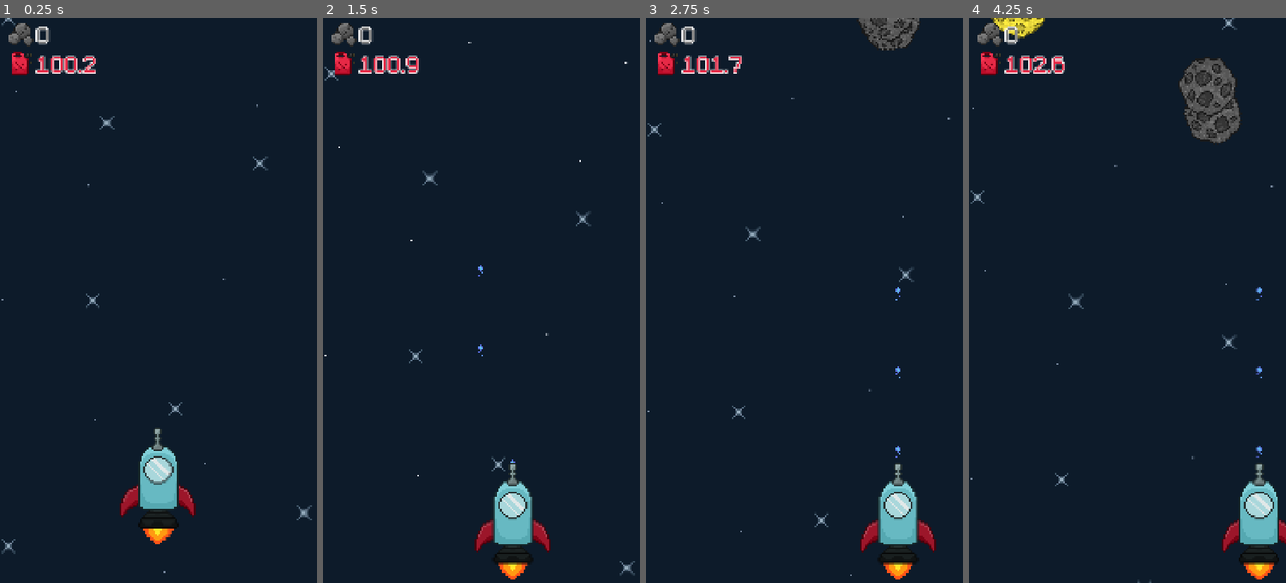
Above: before the commit, frames 1-4 (left to right).
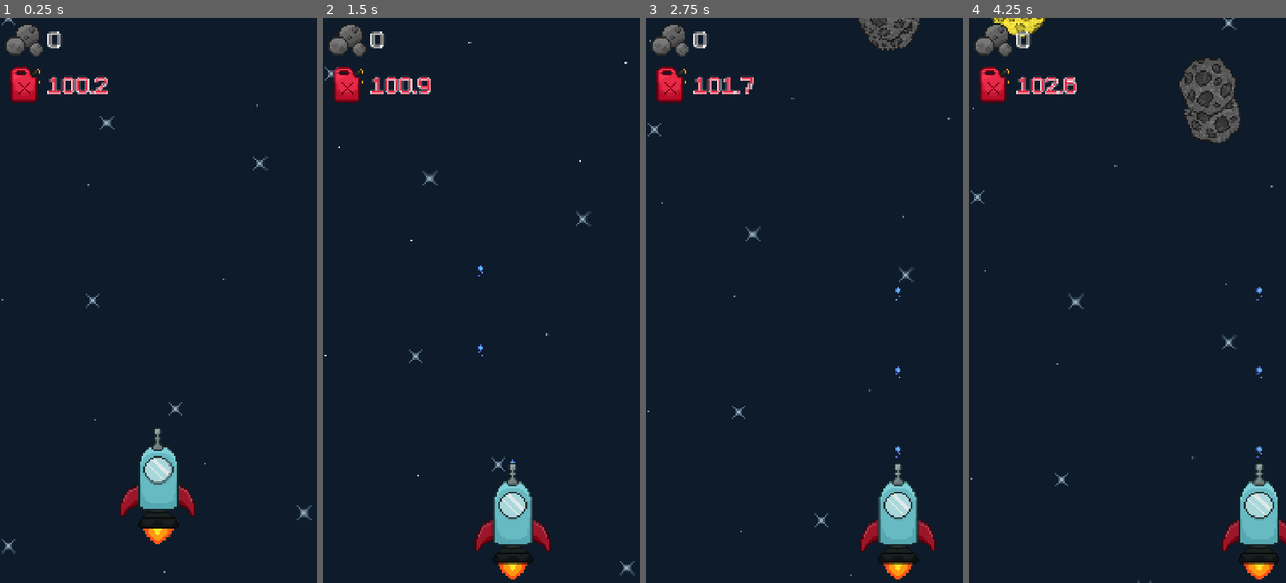
Above: after the commit, the same moments.

Repository: KRYPTO-CS/SpaceShooter
Game: Godot game, scene res://scenes/main.tscn
Same seed, same stepped clock (60 frames per second), same inputs: the game is played once before the commit and once after it. Sound files missing from this copy of the repository are replaced by a short silence.
Inputs (mouse positions are in pixels of both pictures, inside the frame that each line leads up to):
- Up to frame 1 (0.25 s): no input
- Up to frame 2 (1.5 s): move the mouse to (551, 272) at 0.52 s; click (551, 272) at 0.67 s; drag from (418, 328) to (481, 475) at 1.27 s
- Up to frame 3 (2.75 s): move the mouse to (836, 176) at 2.02 s; click (836, 176) at 2.17 s
- Up to frame 4 (4.25 s): drag from (1111, 413) to (1222, 566) at 2.77 s; move the mouse to (1222, 385) at 3.52 s; click (1222, 385) at 3.67 s

The runs differ from the first frame. In frame 1, 2.0% of the frame differs, in the area x 1-34%, y 0-15%; in frame 2, 2.0%; in frame 3, 1.9%; in frame 4, 2.0%.

Commit message:
alter UI icon sizes for pixel consistency

Diff:
--- a/SpaceShooter/scenes/main.tscn
+++ b/SpaceShooter/scenes/main.tscn
@@ -83,28 +83,31 @@
 layer = 2
 
 [node name="Score" type="Label" parent="UI"]
-offset_left = 125.0
-offset_right = 198.0
-offset_bottom = 175.0
+offset_left = 165.0
+offset_top = 15.0
+offset_right = 238.0
+offset_bottom = 117.0
 text = "0"
 label_settings = SubResource("LabelSettings_0wfyh")
 script = ExtResource("2_sugp2")
 
 [node name="Rocks" type="Sprite2D" parent="UI/Score"]
-position = Vector2(-55, 55)
+position = Vector2(-80, 60)
+scale = Vector2(1.5, 1.5)
 texture = ExtResource("6_85g3d")
 
 [node name="Speed" type="Label" parent="UI"]
-offset_left = 125.0
-offset_top = 100.0
-offset_right = 198.0
-offset_bottom = 275.0
+offset_left = 165.0
+offset_top = 170.0
+offset_right = 238.0
+offset_bottom = 272.0
 text = "0"
 label_settings = SubResource("LabelSettings_tefeu")
 script = ExtResource("4_tbgi4")
 
 [node name="Fuel" type="Sprite2D" parent="UI/Speed"]
-position = Vector2(-55, 55)
+position = Vector2(-80, 55)
+scale = Vector2(1.5, 1.5)
 texture = ExtResource("8_choun")
 
 [node name="TestCount" type="Label" parent="UI"]
Not shown, changed: docs/index.pck
